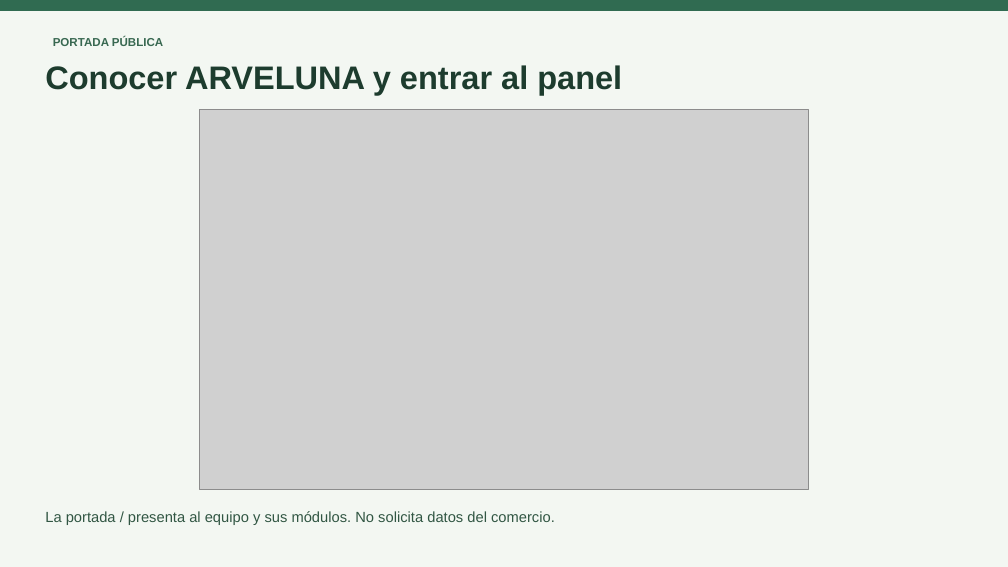
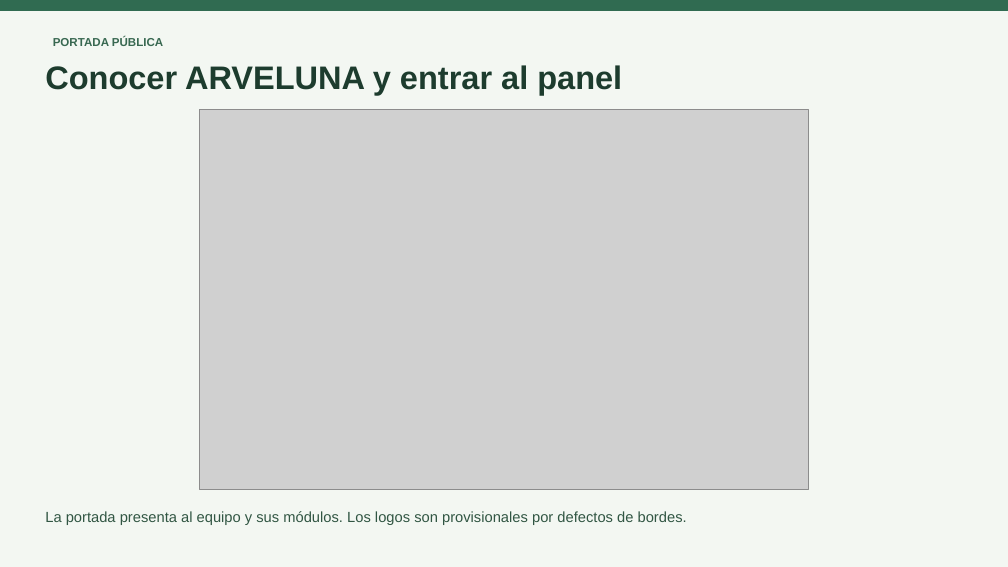
Before and after one commit to RS04a/ervanula, a slide deck: slide 3 of docs/full-app/entrega/ARVELUNA_Defensa.pptx. Drawn at 1008x567 pixels with LibreOffice and Linux fonts; fonts in the diff are those of the drawing; grey boxes stand for pictures. Boxes give left, top, right and bottom in pixels: in the first picture for what was removed or moved away, otherwise in the second. Text is boxed around its words. In the diff, an @@ line names an element or a change of style, - is before the commit and + after.

```diff
--- a/docs/full-app/entrega/ARVELUNA_Defensa.pptx
+++ b/docs/full-app/entrega/ARVELUNA_Defensa.pptx
@@ text at [45, 511, 687, 525]: text changed @@
-La portada / presenta al equipo y sus módulos. No solicita datos del comercio.
+La portada presenta al equipo y sus módulos. Los logos son provisionales por defectos de bordes.
```
Also in this commit, not shown: 4 other slides changed, 20 other files.
